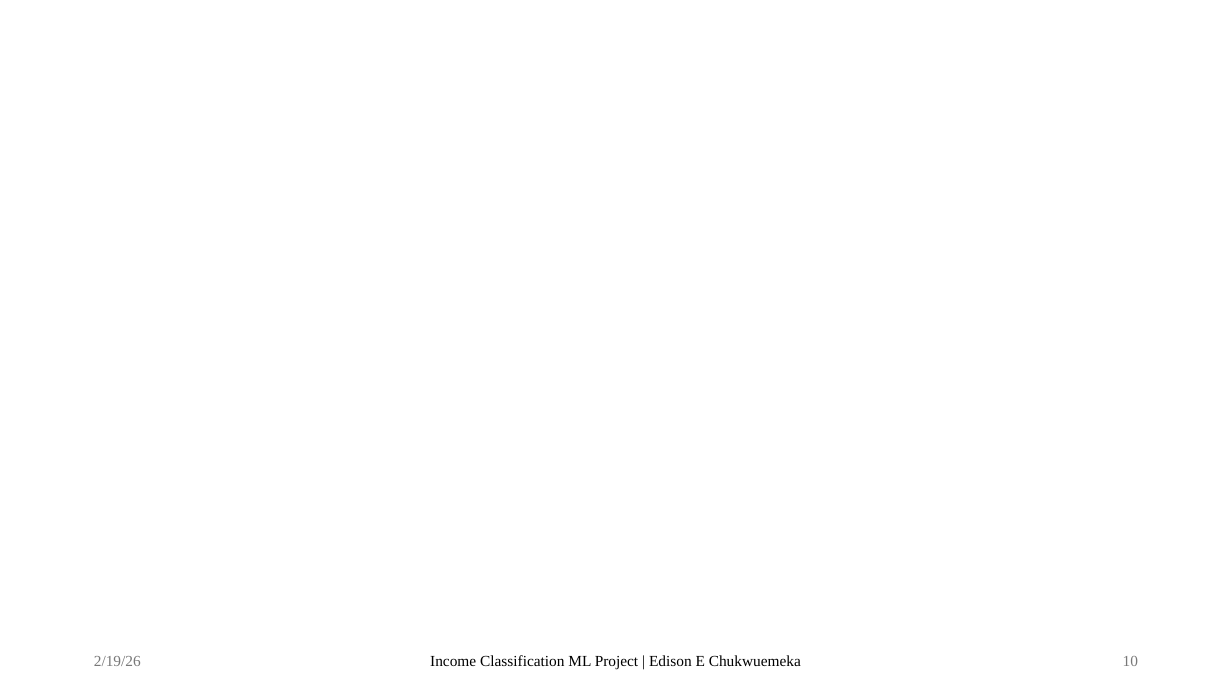
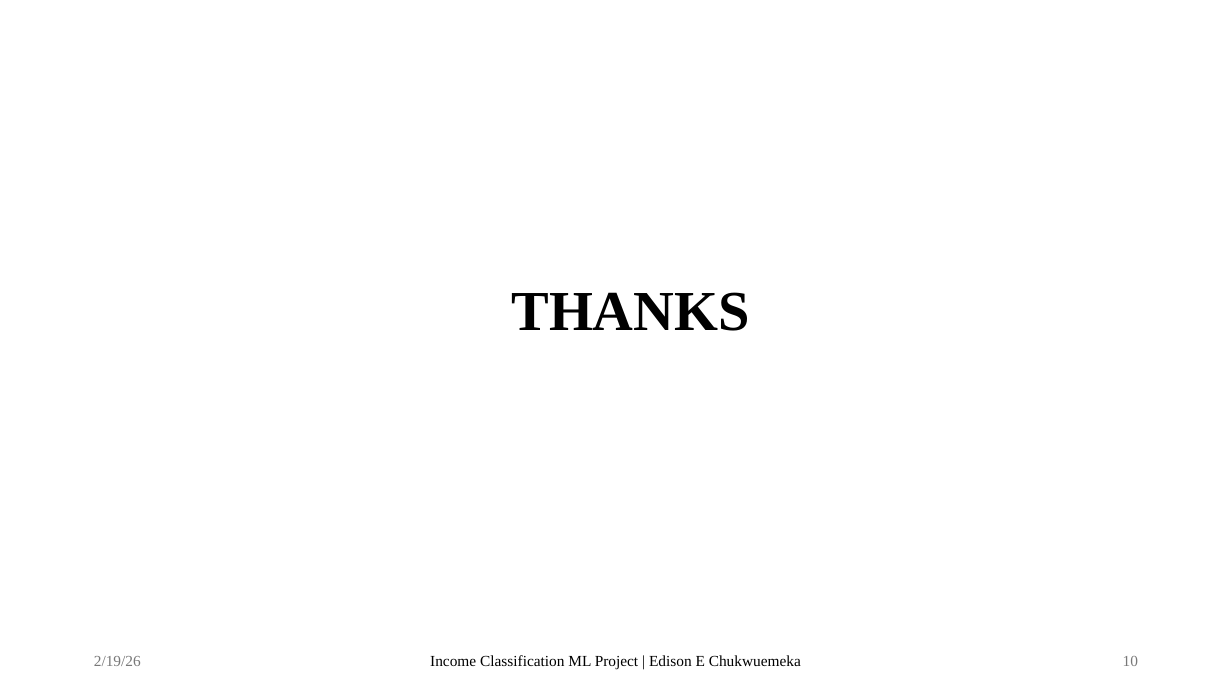
Before and after one commit to chuksedison45/income_classification_segmentation, a slide deck: slide 10 of ML_TAKEHOME_PROJECT-REPORT.pptx. Drawn at 1232x693 pixels with LibreOffice and Linux fonts; fonts in the diff are those of the drawing; background and template pictures are left out. Boxes give left, top, right and bottom in pixels: in the first picture for what was removed or moved away, otherwise in the second. Text is boxed around its words. In the diff, an @@ line names an element or a change of style, - is before the commit and + after.

```diff
--- a/ML_TAKEHOME_PROJECT-REPORT.pptx
+++ b/ML_TAKEHOME_PROJECT-REPORT.pptx
@@ title added at [512, 292, 750, 331], 44 pt, text #000000, bold @@
+THANKS
```
Also in this commit, not shown: 2 other slides changed, 2 other files.
